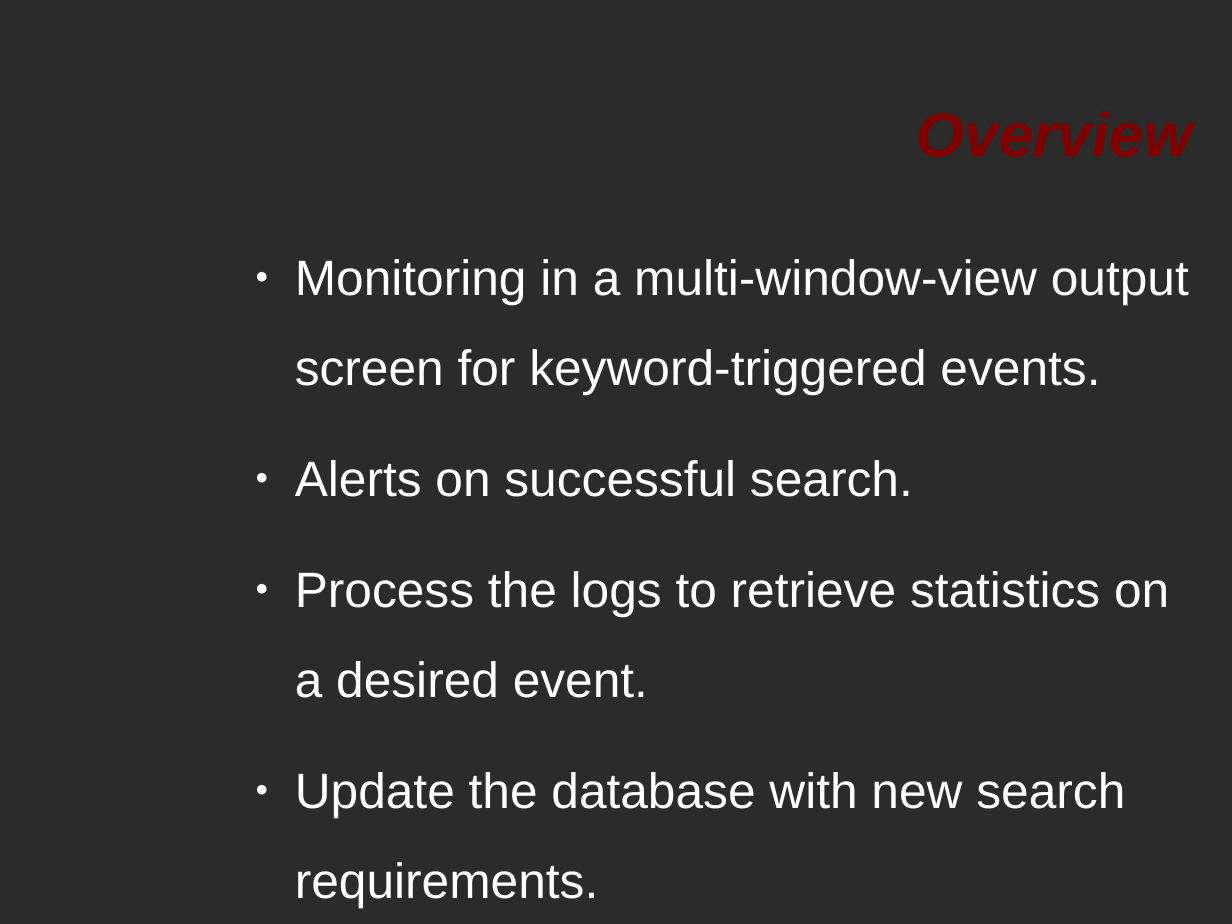
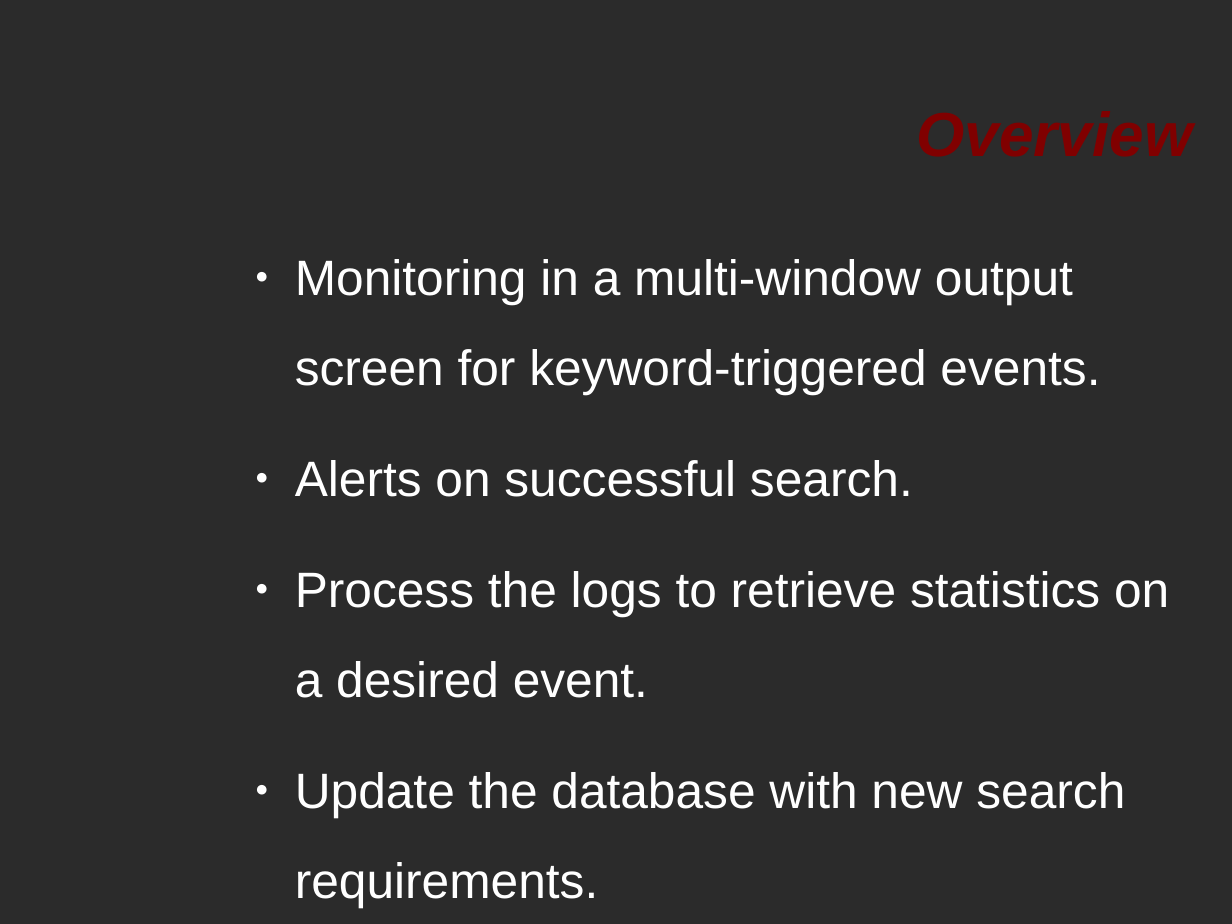
Before and after one commit to HackLikePegasus/PegasusRTM, a slide deck: slide 4 of Presentation.odp. Drawn at 1232x924 pixels with LibreOffice and Linux fonts; fonts in the diff are those of the drawing; background and template pictures are left out; a plain dark background stands for a picture behind light text. Boxes give left, top, right and bottom in pixels: in the first picture for what was removed or moved away, otherwise in the second. Text is boxed around its words. In the diff, an @@ line names an element or a change of style, - is before the commit and + after.

```diff
--- a/Presentation.odp
+++ b/Presentation.odp
@@ text at [295,259,1100,394]: text changed @@
-● Monitoring in a multi-window-view output screen for keyword-triggered events.
+● Monitoring in a multi-window output screen for keyword-triggered events.
```
Also in this commit, not shown: 3 other slides changed, 1 slide removed.
